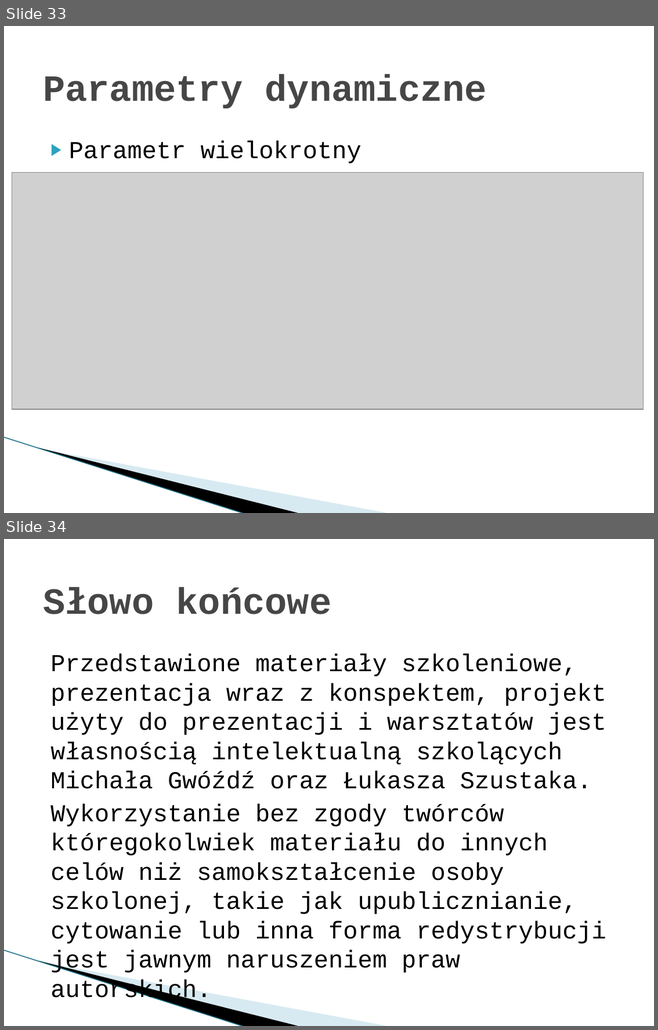
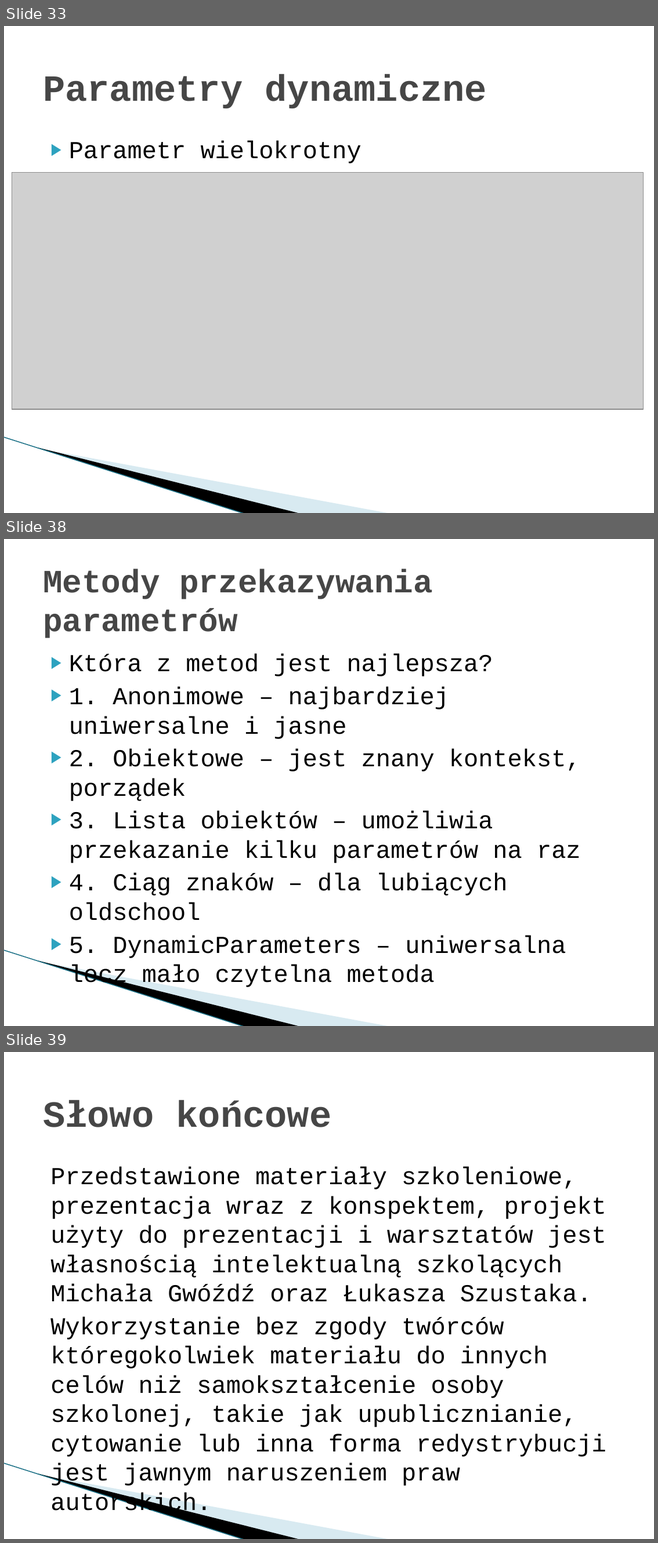
Before and after one commit to mietghar/Dapper_Workshop, a slide deck: Files/Szkolenie warsztatowe Dapper.pptx. Shown one above the other, each under a label of ours: slides 33 and 34 before the commit, slides 33, 38 and 39 after it; the slides between them are not shown. The pictures are 658x1030 and 658x1543 pixels, drawn with LibreOffice and Linux fonts; fonts in the diff are those of the drawing; grey boxes stand for pictures; background and template pictures are left out. Boxes give left, top, right and bottom in pixels: in the first picture for what was removed or moved away, otherwise in the second. Text is boxed around its words. In the diff, an @@ line names an element or a change of style, - is before the commit and + after.

Commit message:
presentation - added parameter types

```diff
--- a/Files/Szkolenie warsztatowe Dapper.pptx
+++ b/Files/Szkolenie warsztatowe Dapper.pptx
@@ slide 38 added at (x1=4, y1=539, x2=654, y2=1026), background #FFFFFF; not listed: 3 template elements that a slide beside it also shows @@
@@ title added at (x1=43, y1=569, x2=433, y2=638), 36 pt, text #464646, bold @@
+Metody przekazywania parametrów
@@ text added at (x1=69, y1=654, x2=581, y2=990), 27 pt, text #000000 @@
+▶ Która z metod jest najlepsza?
+▶ 1. Anonimowe – najbardziej uniwersalne i jasne
+▶ 2. Obiektowe – jest znany kontekst, porządek
+▶ 3. Lista obiektów – umożliwia przekazanie kilku parametrów na raz
+▶ 4. Ciąg znaków – dla lubiących oldschool
+▶ 5. DynamicParameters – uniwersalna lecz mało czytelna metoda
@@ what was slide 34 is now slide 39 @@
```
Also in this commit, not shown: 4 other slides added.
